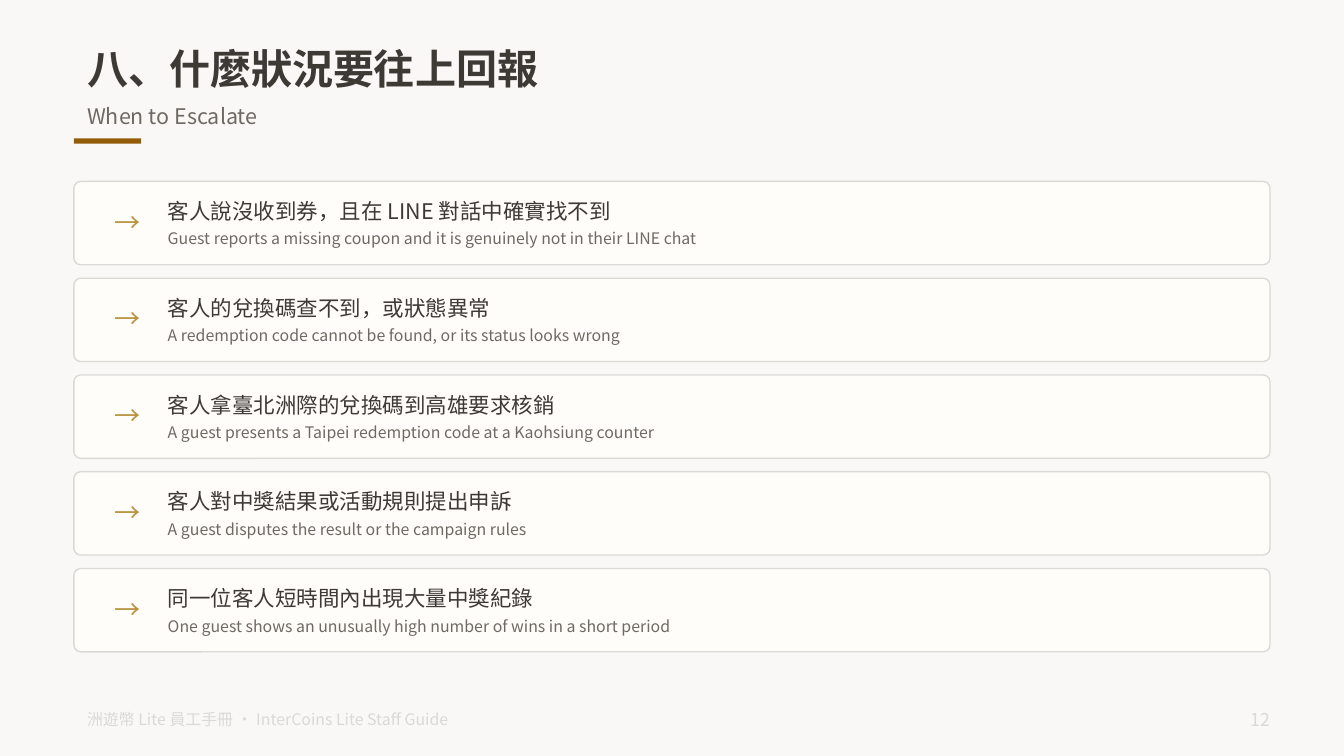
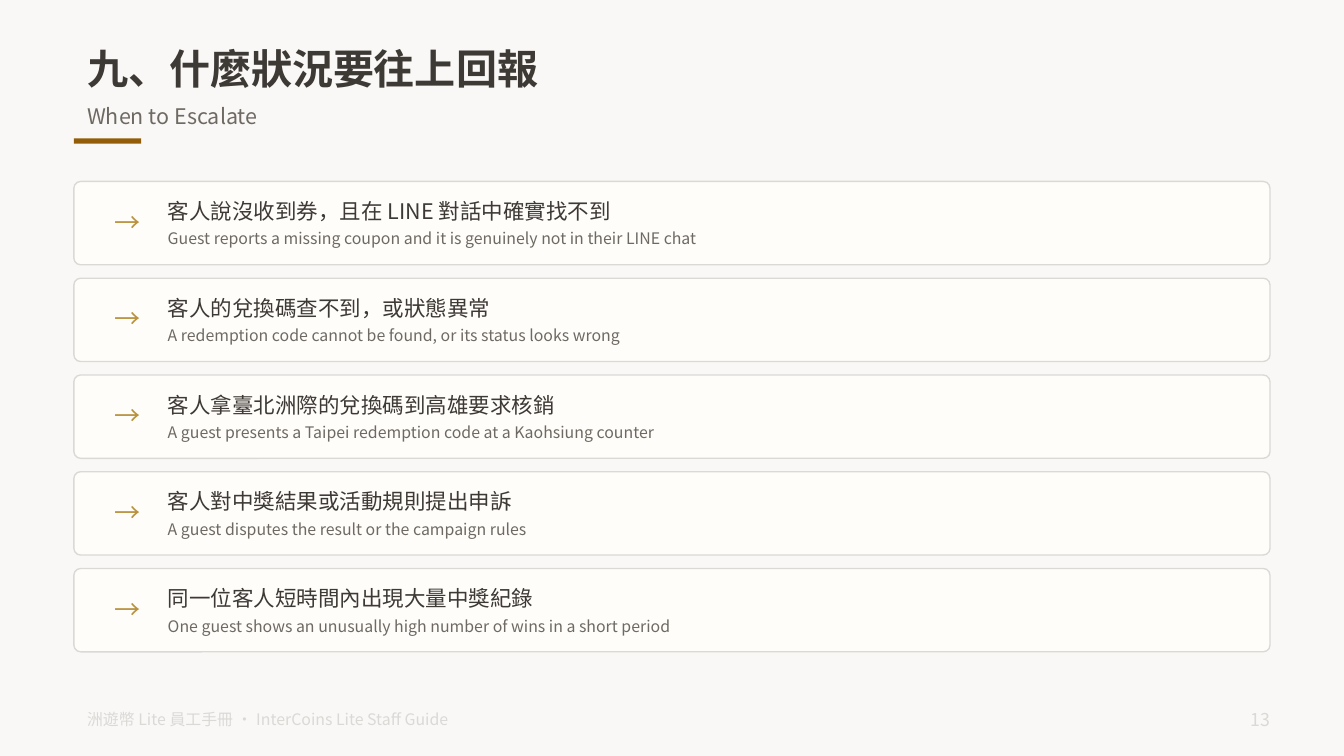
Before and after one commit to tony1229kimo/intercoins-lite, a slide deck: slide 14 of docs/洲遊幣Lite_員工手冊_一般版_雙語.pptx (slide 13 before the commit). Drawn at 1344x756 pixels with LibreOffice and Linux fonts; fonts in the diff are those of the drawing. Boxes give left, top, right and bottom in pixels: in the first picture for what was removed or moved away, otherwise in the second. Text is boxed around its words. In the diff, an @@ line names an element or a change of style, - is before the commit and + after.

```diff
--- a/docs/洲遊幣Lite_員工手冊_一般版_雙語.pptx
+++ b/docs/洲遊幣Lite_員工手冊_一般版_雙語.pptx
@@ text at <box>87,49,538,88</box>: text changed @@
-八、什麼狀況要往上回報
+九、什麼狀況要往上回報
```
Also in this commit, not shown: 10 other slides changed, 1 slide added, 1 other file.
